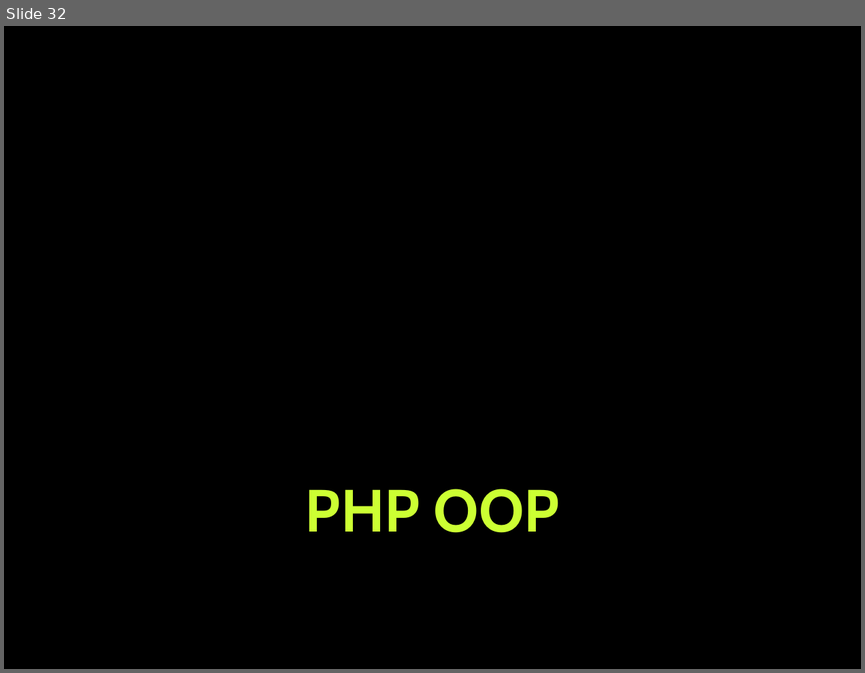
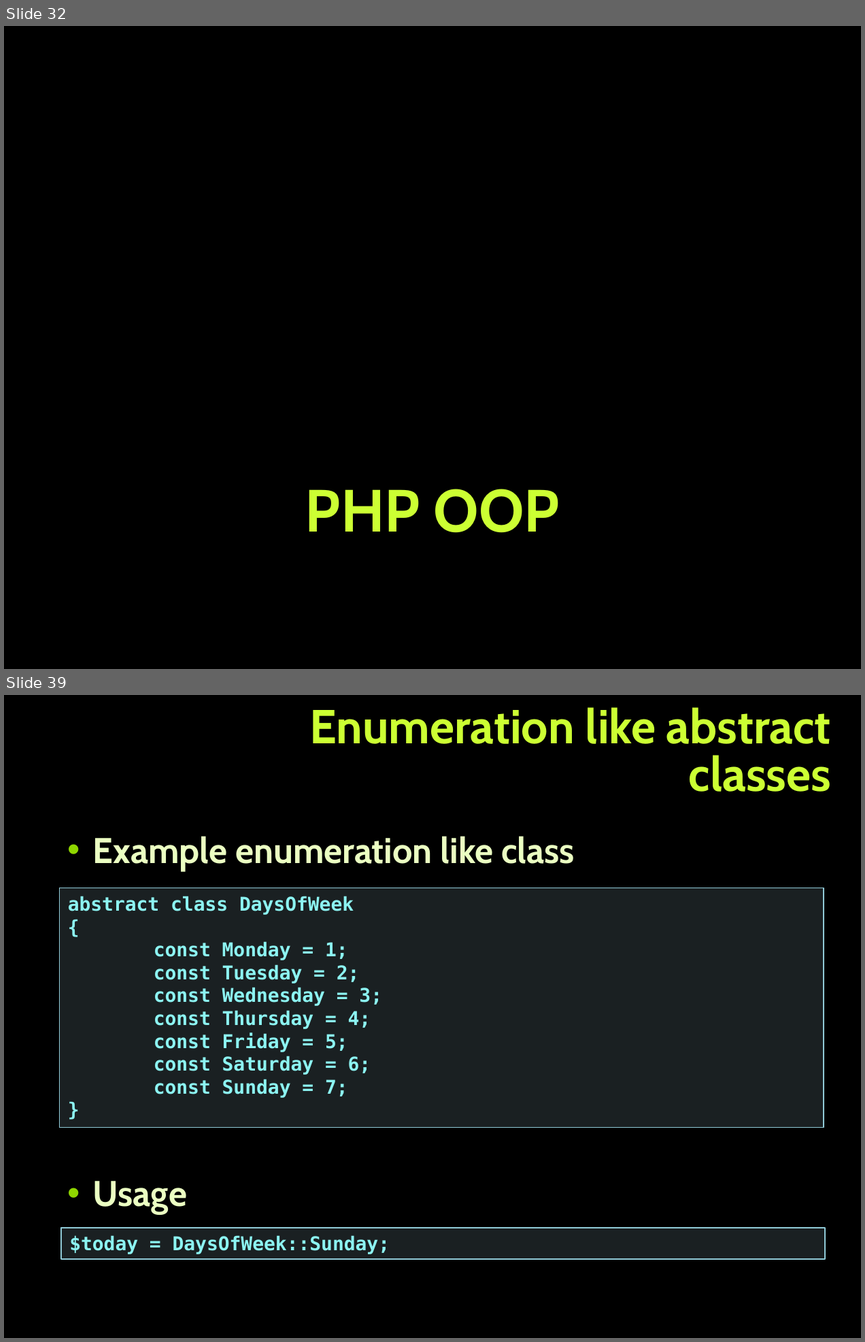
Before and after one commit to tanzhur/PHP_MVC-seminar, a slide deck: PHP_MVC.pptx. Shown one above the other, each under a label of ours: slide 32 before the commit, slides 32 and 39 after it; the slides between them are not shown. The pictures are 865x673 and 865x1342 pixels, drawn with LibreOffice and Linux fonts; fonts in the diff are those of the drawing; background and template pictures are left out. Boxes give left, top, right and bottom in pixels: in the first picture for what was removed or moved away, otherwise in the second. Text is boxed around its words. In the diff, an @@ line names an element or a change of style, - is before the commit and + after.

```diff
--- a/PHP_MVC.pptx
+++ b/PHP_MVC.pptx
@@ slide 39 added at (x1=4, y1=695, x2=861, y2=1338), background picture (left out) @@
@@ title added at (x1=310, y1=707, x2=831, y2=792), 40 pt, text #CCFF33, bold @@
+Enumeration like abstract classes
@@ text added at (x1=93, y1=836, x2=575, y2=1214), 30 pt, text #EBFFC2, bold @@
+  • Example enumeration like class
+  • Usage
@@ rectangle added at (x1=60, y1=888, x2=824, y2=1127), fill #B5DBE5 at 15% opacity, outline #90CAD7 1 pt, 16 pt, text #8CF4F2, bold @@
+abstract class DaysOfWeek
+{
+const Monday = 1;
+const Tuesday = 2;
+const Wednesday = 3;
+const Thursday = 4;
+const Friday = 5;
+const Saturday = 6;
+const Sunday = 7;
+}
@@ rectangle added at (x1=61, y1=1227, x2=825, y2=1259), fill #B5DBE5 at 15% opacity, outline #90CAD7 1 pt, 16 pt, text #8CF4F2, bold @@
+$today = DaysOfWeek::Sunday;
```
Also in this commit, not shown: 3 slides changed, 7 other slides added.
